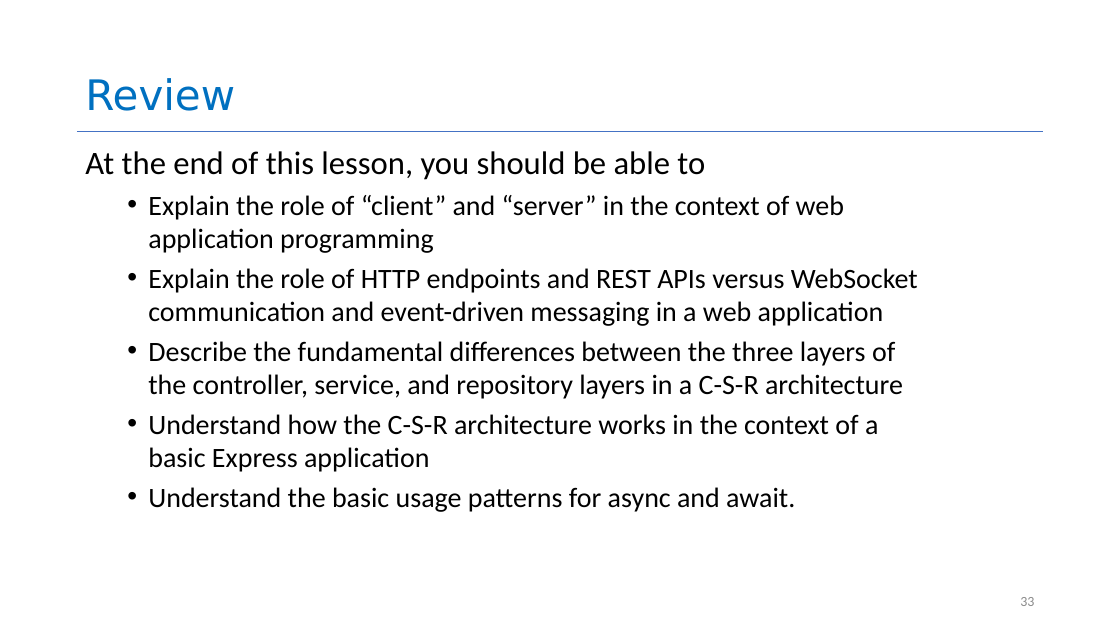
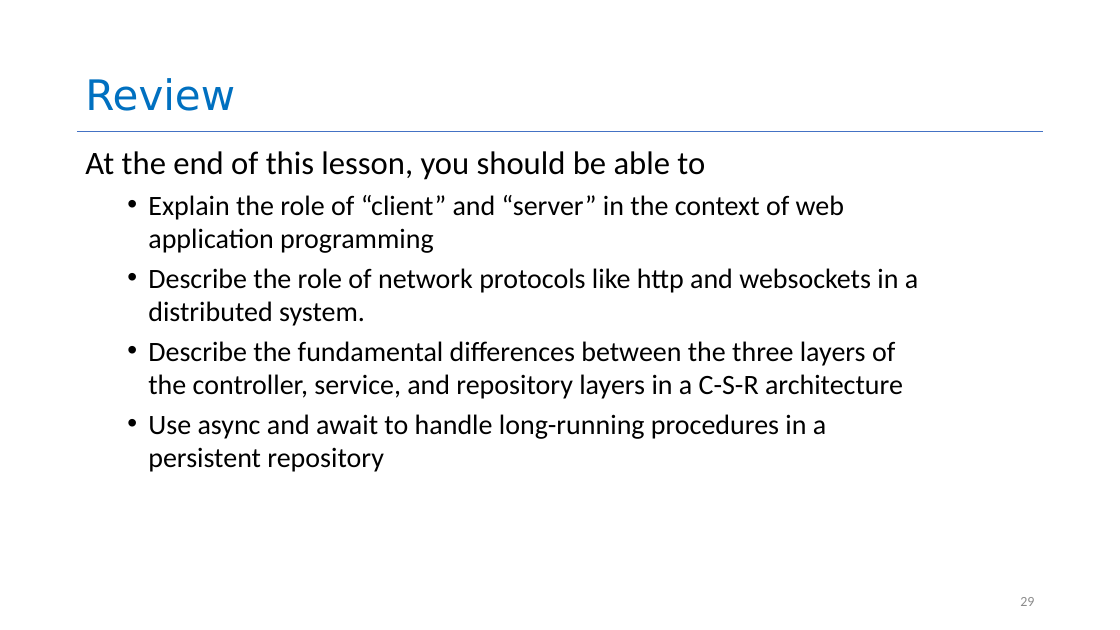
Before and after one commit to neu-se/CS4530-Fall-2026, a slide deck: slide 29 of Slides/Module 04 Web Application Architecture.pptx (slide 33 before the commit). Drawn at 1120x630 pixels with LibreOffice and Linux fonts; fonts in the diff are those of the drawing. Boxes give left, top, right and bottom in pixels: in the first picture for what was removed or moved away, otherwise in the second. Text is boxed around its words. In the diff, an @@ line names an element or a change of style, - is before the commit and + after.

```diff
--- a/Slides/Module 04 Web Application Architecture.pptx
+++ b/Slides/Module 04 Web Application Architecture.pptx
@@ text at (x1=148, y1=268, x2=918, y2=326): text changed @@
-  • Explain the role of HTTP endpoints and REST APIs versus WebSocket communication and event-driven messaging in a web application
+  • Describe the role of network protocols like http and websockets in a distributed system.
@@ text at (x1=148, y1=414, x2=826, y2=472): text changed @@
-  • Understand how the C-S-R architecture works in the context of a basic Express application
-  • Understand the basic usage patterns for async and await.
+  • Use async and await to handle long-running procedures in a persistent repository
@@ page number at (x1=1020, y1=597, x2=1034, y2=606): text changed @@
-33
+29
```
Also in this commit, not shown: 13 other slides changed, 3 slides added, 23 slides removed, 1 other file.
